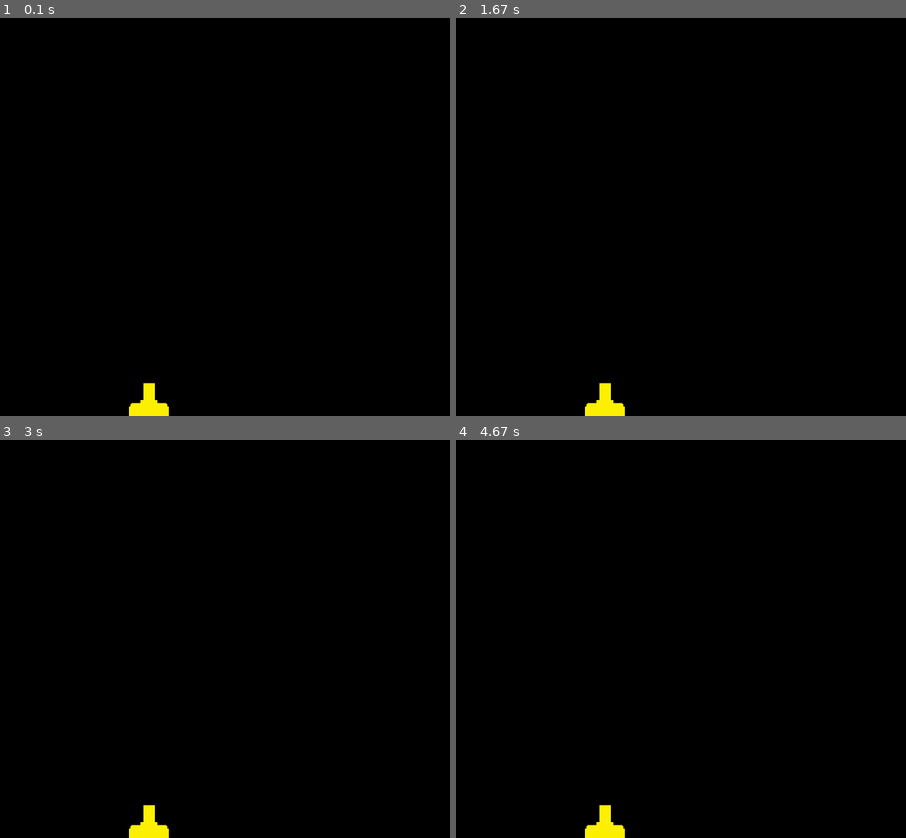
Above: before the commit, frames 1-4 (two rows, left to right).
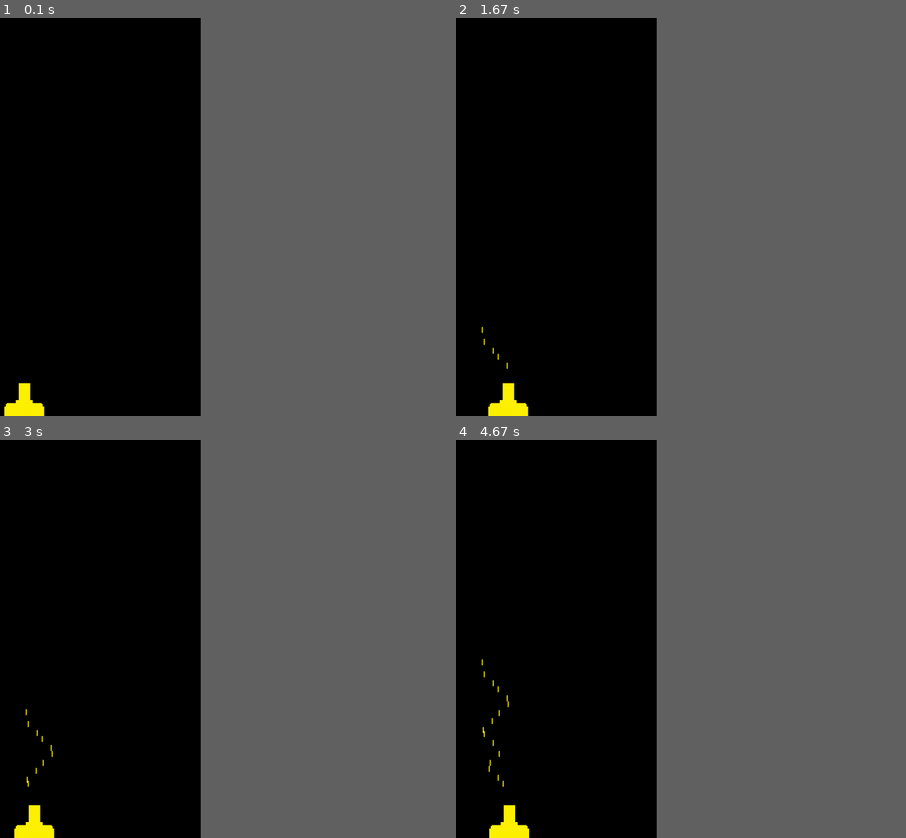
Above: after the commit, the same moments.

Repository: juliali6/pygame
Game: pygame game, started from space_game.py
Same seed, same stepped clock (60 frames per second), same inputs: the game is played once before the commit and once after it.
Inputs:
- Up to frame 1 (0.1 s): no input
- Up to frame 2 (1.67 s): tap Space at 0.33, 0.73, 1.03, 1.23, 1.53 s; hold D 0.67-1.13 s; hold D 1.17-1.63 s
- Up to frame 3 (3 s): hold A 1.67-2.2 s; tap Space at 1.73, 2.03, 2.3, 2.6, 2.73 s; hold A 2.23-2.63 s; hold D from 2.67 s (still down)
- Up to frame 4 (4.67 s): tap Space at 3.03, 3.4, 3.7, 3.9, 4.2, 4.4 s; release D at 3.3 s; hold A 3.33-3.8 s; hold D 3.83-4.3 s; hold D from 4.33 s (still down)
The window is 900x600 before the commit and 525x600 after it. Grey fills any space a smaller window leaves; there, only what the larger window draws over its background counts as a difference.

The runs differ from the first frame. In frame 1, 0.9% of the frame differs, in the area x 0-38%, y 91-100%; in frame 2, 0.9%; in frame 3, 0.9%; in frame 4, 1.0%, in the area x 5-38%, y 55-100%.

Commit message:
continue

Diff:
--- /dev/null
+++ b/bullet.py
@@ -0,0 +1,27 @@
+import pygame
+
+
+class Bullet(pygame.sprite.Sprite):  # дочерний класс
+
+    def __init__(self, screen, gun):
+        """Создаем пулю в позиции пушки"""
+
+        super(Bullet, self).__init__()   # метод super для дочернего класса
+        self.screen = screen
+        self.rect = pygame.Rect(0, 0, 2, 12)  # размер пули
+        self.color = 255, 242, 0  # цвет пули
+        self.speed = 1  # скорость пути
+        self.rect.centerx = gun.rect.centerx  # координаты пули
+        self.rect.top = gun.rect.top
+        self.y = float(self.rect.y)
+
+    def update(self):
+        """Перемещение пути вверх"""
+
+        self.y -= self.speed
+        self.rect.y = self.y
+
+    def draw_bullet(self):
+        """Рисуем пулю на экране"""
+
+        pygame.draw.rect(self.screen, self.color, self.rect)
--- /dev/null
+++ b/controls.py
@@ -0,0 +1,44 @@
+import pygame, sys
+from bullet import Bullet
+
+
+def events(screen, gun, bullets):
+    """Обработка событие. Нажатие на какую-либо клавишу."""
+
+    for event in pygame.event.get():
+        if event.type == pygame.QUIT:
+            sys.exit()
+        elif event.type == pygame.KEYDOWN:  # кнопка вправо
+            if event.key == pygame.K_d:
+                gun.mright = True
+            elif event.key == pygame.K_a:  # кнопка влево
+                gun.mleft = True
+            elif event.key == pygame.K_SPACE:
+                new_bullet = Bullet(screen, gun)
+                bullets.add(new_bullet)
+        elif event.type == pygame.KEYUP:  # кнопка вправо
+            if event.key == pygame. K_d:
+                gun.mright = False
+            elif event.key == pygame.K_a:  # кнопка влево
+                gun.mleft = False
+
+
+def update(bg_color, screen, gun, bullets):
+    """Обновление экрана"""
+
+    screen.fill(bg_color)  # фоновый цвет
+    for bullet in bullets.sprites():  # метод sprites вернет все элементы
+        bullet.draw_bullet()
+    gun.output()
+    pygame.display.flip()
+
+
+def update_bullets(bullets):
+    """Обновление позиции пуль"""
+
+    bullets.update()
+    for bullet in bullets.copy():
+        if bullet.rect.bottom <= 0:
+            bullets.remove(bullet)
+
+    # print(len(bullets))  # вывод к-л пулек на экране
--- a/gun.py
+++ b/gun.py
@@ -11,9 +11,22 @@
         self.rect = self.image.get_rect()
         self.screen_rect = screen.get_rect()
         self.rect.centerx = self.screen_rect.centerx  # координаты центра пушки
+        self.center = float(self.rect.centerx)  # движение пушки
         self.rect.bottom = self.screen_rect.bottom
+        self.mright = False  # движение пушки вправо
+        self.mleft = False  # движение пушки влево
 
     def output(self):
         """Рисование пушки"""
 
         self.screen.blit(self.image, self.rect)
+
+    def update_gun(self):
+        """Обновление позиции пушки"""
+
+        if self.mright and self.rect.right < self.screen_rect.right:
+            self.center += 1  # интервал движения пушки вправо
+        if self.mleft and self.rect.left > 0:
+            self.center -= 1  # интервал движения пушки влево
+
+        self.rect.centerx = self.center
--- a/space_game.py
+++ b/space_game.py
@@ -1,24 +1,22 @@
-import pygame
-import sys
+import pygame, controls
 from gun import Gun
+from pygame.sprite import Group
 
 
 def run():
 
     pygame.init()
-    screen = pygame.display.set_mode((1200, 800))  # размер экрана
+    screen = pygame.display.set_mode((700, 800))  # размер экрана
     pygame.display.set_caption("Космические защитники")  # заголовок
     bg_color = (0, 0, 0)  # цвет черный
     gun = Gun(screen)  # объект пушки
+    bullets = Group()
 
     while True:
-        for event in pygame.event.get():
-            if event.type == pygame.QUIT:
-                sys.exit()
-
-        screen.fill(bg_color)  # фоновый цвет
-        gun.output()
-        pygame.display.flip()
+        controls.events(screen, gun, bullets)
+        gun.update_gun()
+        controls.update(bg_color, screen, gun, bullets)
+        controls.update_bullets(bullets)
 
 
 run()
